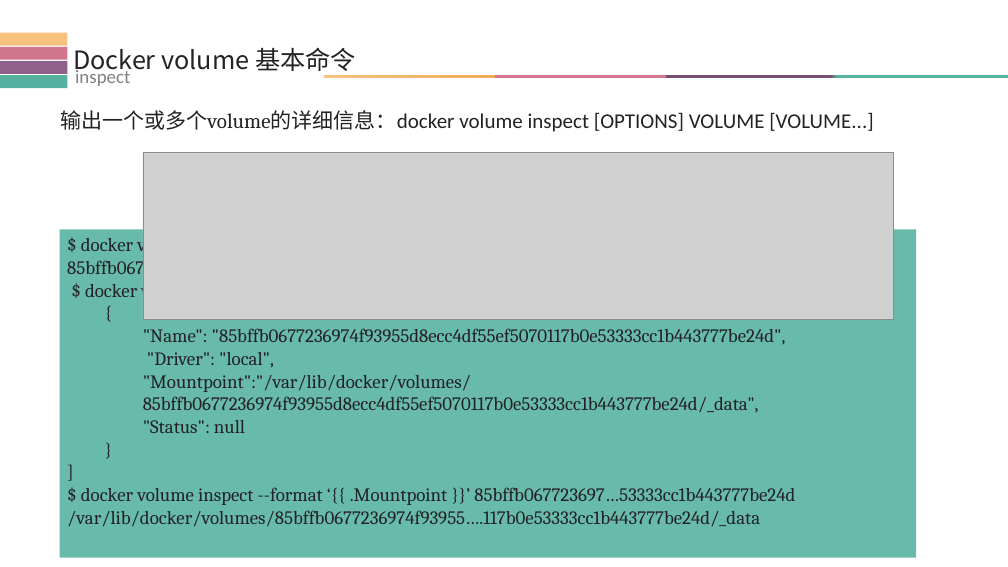
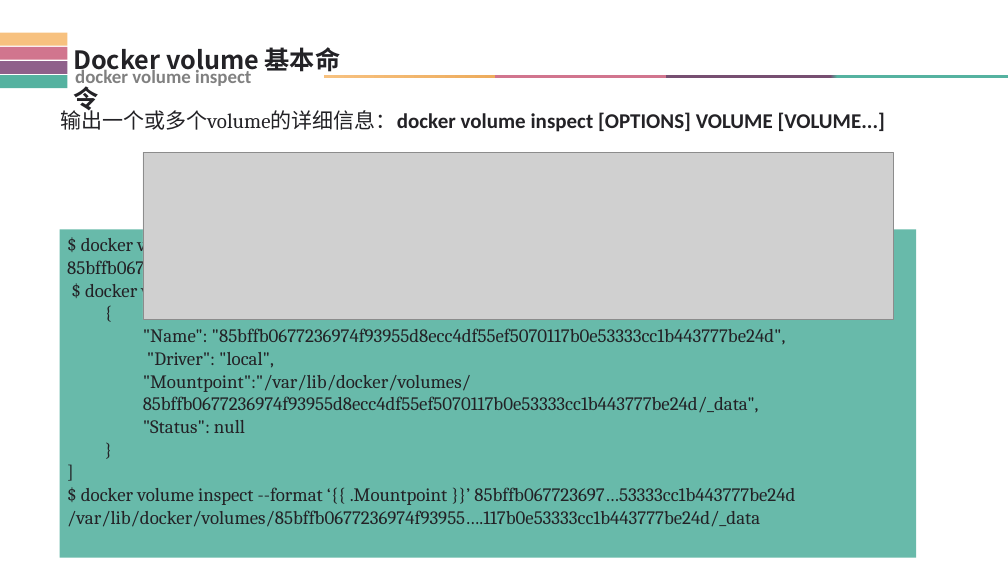
Before and after one commit to xiaolingzang/docker, a slide deck: slide 10 of dockerVolume.pptx. Drawn at 1008x567 pixels with LibreOffice and Linux fonts; fonts in the diff are those of the drawing; grey boxes stand for pictures. Boxes give left, top, right and bottom in pixels: in the first picture for what was removed or moved away, otherwise in the second. Text is boxed around its words. In the diff, an @@ line names an element or a change of style, - is before the commit and + after.

```diff
--- a/dockerVolume.pptx
+++ b/dockerVolume.pptx
@@ text "Docker volume 基本命令" at (x1=73, y1=47, x2=341, y2=115): bold on @@
@@ text at (x1=75, y1=68, x2=251, y2=89): text changed; bold on @@
-inspect
+docker volume inspect
@@ text "输出一个或多个volume的详细信息：docker volume inspect [OPTIONS] VOLUME ..." at (x1=60, y1=107, x2=885, y2=132): bold on in "输出一个或多个volume的详细信息：docker volume inspect [OPTIONS] VOLUME [V ..." @@
```
Also in this commit, not shown: 18 other slides changed, 1 slide added, 1 other file.
